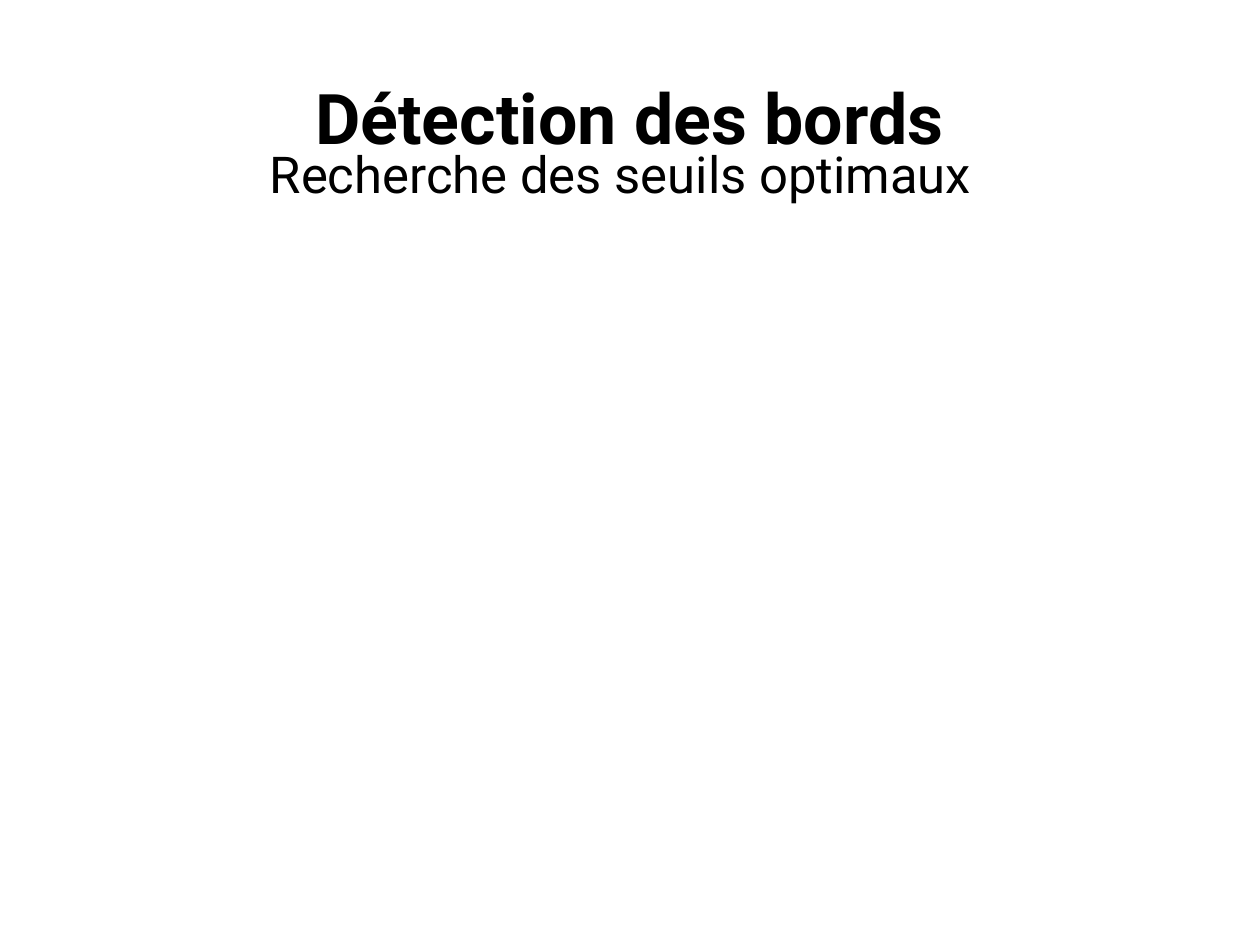
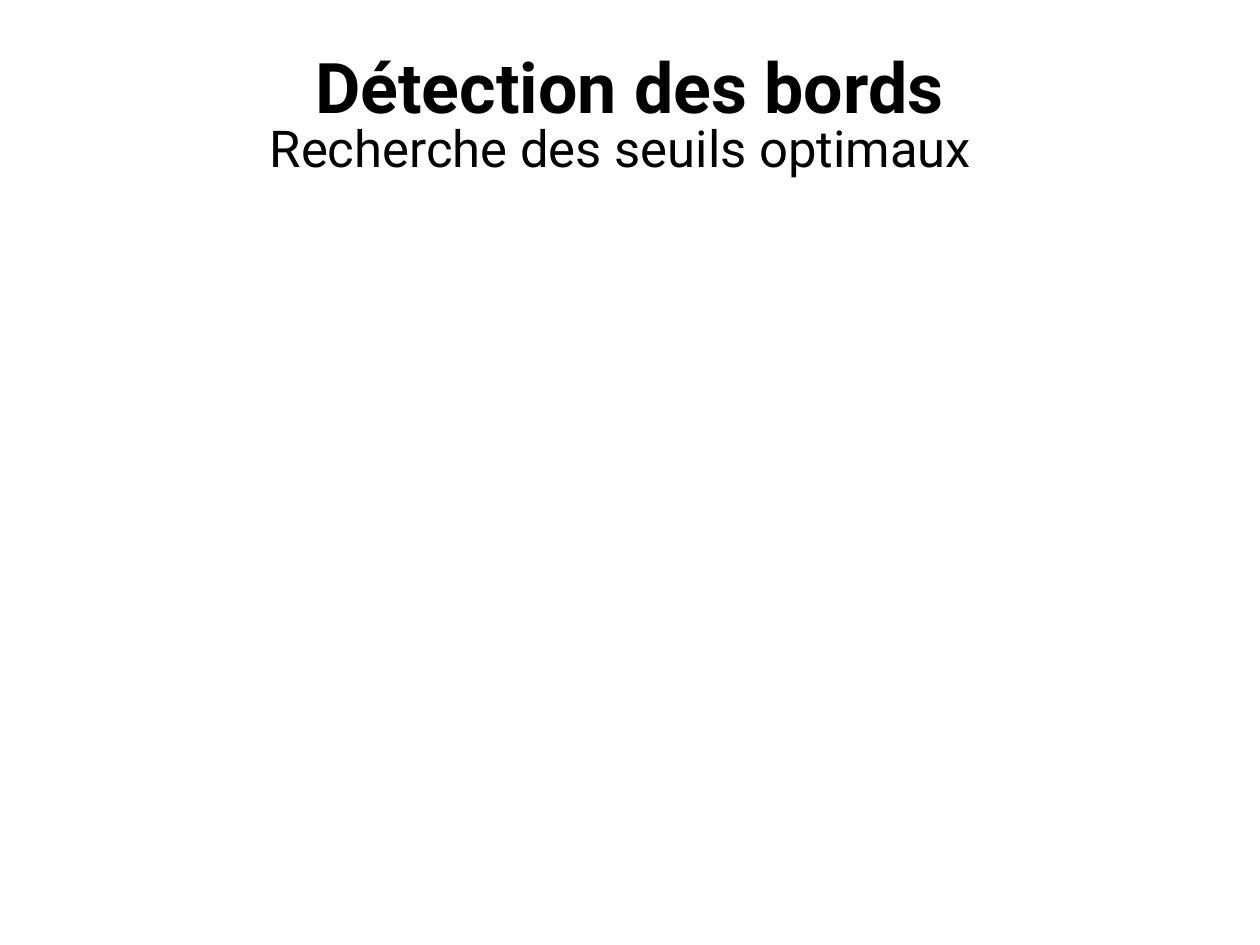
Before and after one commit to ewen-lbh/bone-fracture-detection, a slide deck: slide 8 of slides/mpsi/slides.odp. Drawn at 1260x945 pixels with LibreOffice and Linux fonts; fonts in the diff are those of the drawing. Boxes give left, top, right and bottom in pixels: in the first picture for what was removed or moved away, otherwise in the second. Text is boxed around its words. In the diff, an @@ line names an element or a change of style, - is before the commit and + after.

```diff
--- a/slides/mpsi/slides.odp
+++ b/slides/mpsi/slides.odp
@@ title "Détection des bords" rewrapped from [315, 91, 943, 160] to [315, 60, 943, 114] @@
@@ text "Recherche des seuils optimaux": place and size @@
-text "Recherche des seuils optimaux" at [270, 155, 971, 204]
+text "Recherche des seuils optimaux" at [270, 129, 971, 178]
```
Also in this commit, not shown: 3 other slides changed, 5 slides added, 2 slides removed, 2 other files.
